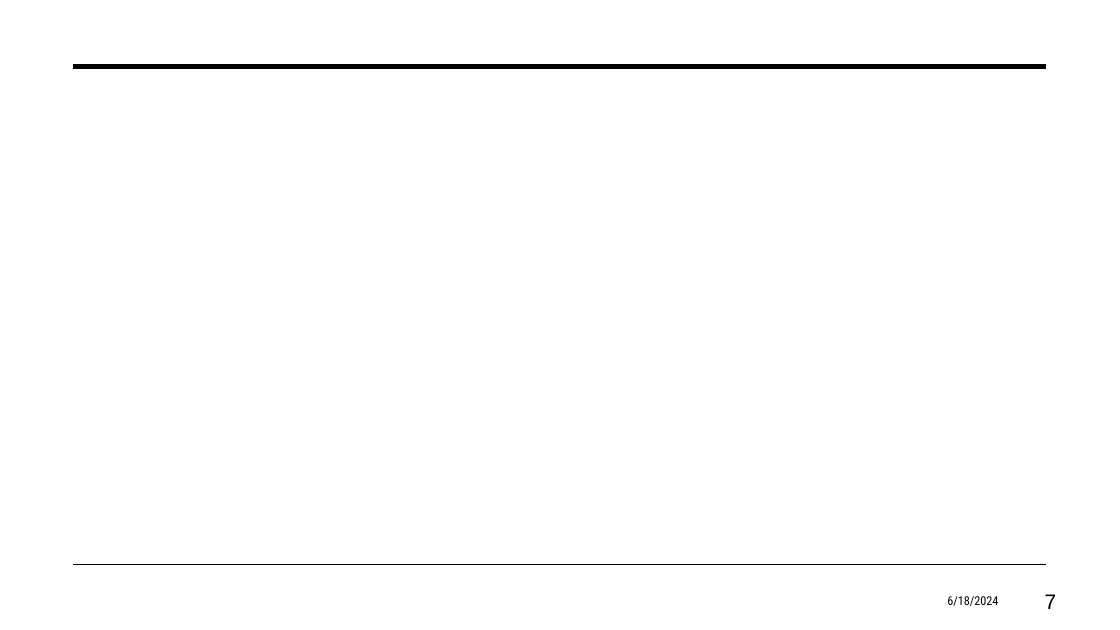
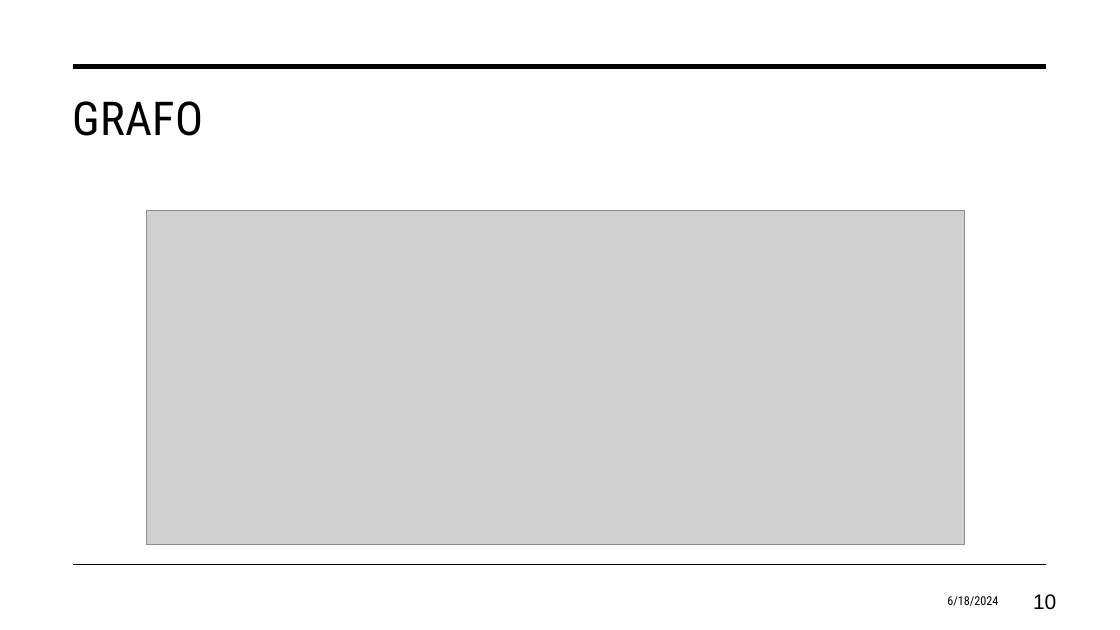
Before and after one commit to eduardosavian/critical-path, a slide deck: slide 10 of Presentation.pptx (slide 7 before the commit). Drawn at 1120x630 pixels with LibreOffice and Linux fonts; fonts in the diff are those of the drawing; grey boxes stand for pictures. Boxes give left, top, right and bottom in pixels: in the first picture for what was removed or moved away, otherwise in the second. Text is boxed around its words. In the diff, an @@ line names an element or a change of style, - is before the commit and + after.

Commit message:
Add slides and pdf

```diff
--- a/Presentation.pptx
+++ b/Presentation.pptx
@@ title added at (73,101,204,136), 40 pt, text #000000 @@
+GRAFO
@@ picture added at (146,211,965,545) @@
@@ page number at (1033,594,1056,610): text changed @@
-7
+10
```
Also in this commit, not shown: 1 other slide changed, 9 slides added, 2 other files.
